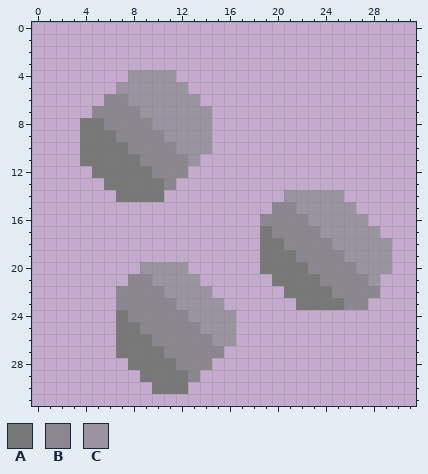
Two states of a pixel-art sprite, sprites/blocks/environment/zincum-ore3.png. Above, as it was before the edit.
The file is 32x32 pixels.
Palette (. is transparent): A #787879  B #8b878f  C #9a93a0
Pixels before, first column x 4:
 4 ....CCCC..................
 5 ...CCCCCC.................
 6 ..BBCCCCCC................
 7 .BBBBCCCCCC...............
 8 AABBBBCCCCC...............
 9 AAABBBBCCCC...............
10 AAAABBBBCCC...............
11 AAAAABBBBC................
12 .AAAAABBB.................
13 ..AAAAAB..................
14 ...AAAA..........CCCCC....
15 ................BBCCCCC...
16 ...............BBBBCCCCC..
17 ...............ABBBBCCCCC.
18 ...............AABBBBCCCCC
19 ...............AAABBBBCCCC
20 .....CCCC......AAAABBBBCCC
21 ....BBCCCC......AAAABBBBC.
22 ...BBBBCCCC......AAAABBBB.
23 ...BBBBBCCCC......AAAABB..
24 ...ABBBBBCCCC.............
25 ...AABBBBBCCC.............
26 ...AAABBBBBCC.............
27 ...AAAABBBBB..............
28 ....AAAABBB...............
29 .....AAAAB................
30 ......AAA.................
The same view after the edit:
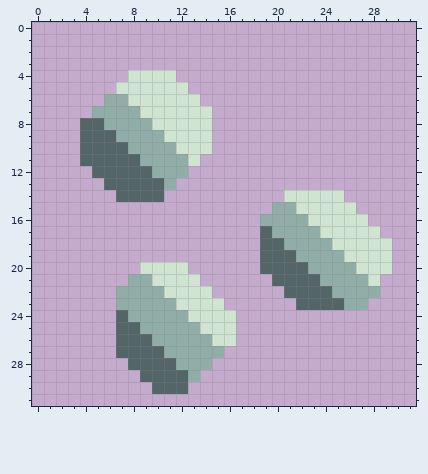
Difference:
colour A: #787879 -> #546568
colour B: #8b878f -> #90ada7
colour C: #9a93a0 -> #d0e5d1
Boxes around the changes in both pictures, in picture pixels (x1, y1, x2, y2):
changed: (80, 70, 392, 394)
